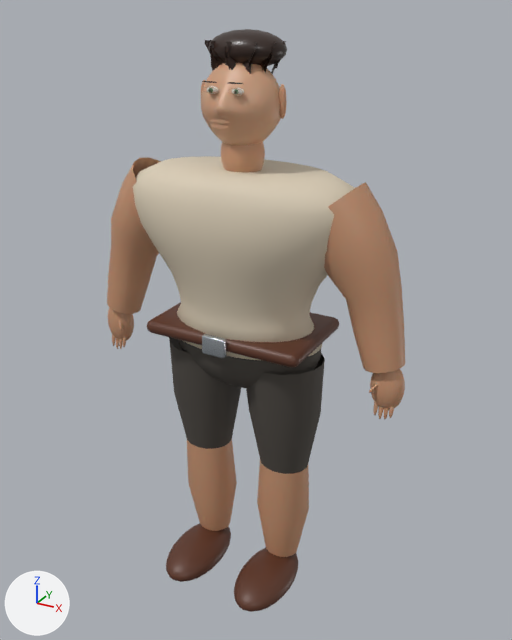
The Blender file games/character_lab/assets/model-packs/realistic-male/source/realistic-male.blend as it was, and as the next commit left it.
Camera for both pictures: a camera (50 mm lens) standing at (1.175, -2.046, 2.127) and looking at (0.04, 0.019, 1.095). Lighting does not change. The marker at lower left points along +X, +Y and +Z. The older version comes first.

The first picture shows 'RealisticMaleCharacter'.
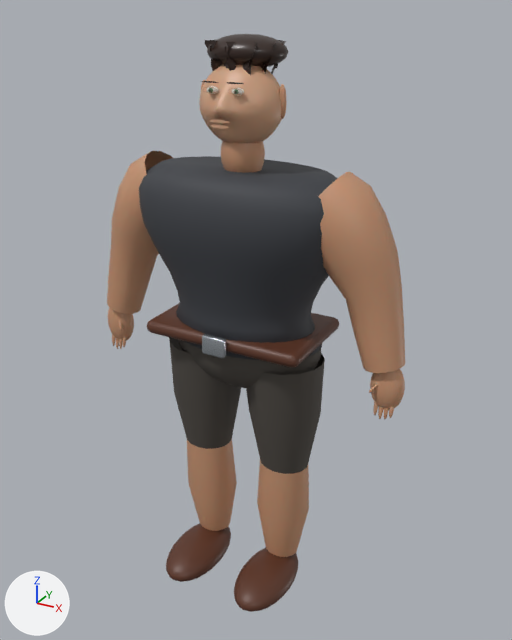
Location of each change, (x1, y1, x2, y2) in pixels of the pictures (512 x 640 px; the box of a moved part takes in the faces that stretch with it):
'RealisticMaleCharacter', reshaped: before (107, 29, 405, 612); after (107, 34, 405, 612)
part 1 of me_realisticmalecharactermesh, moved or reshaped: before (111, 29, 395, 313); after (112, 34, 395, 314)

The edits, one by one:
me_realisticmalecharactermesh is used by ob_realisticmalecharacter; location (0.0, 0.0, 0.0).
me_realisticmalecharactermesh had 7256 vertices, 13380 faces and spanned x -0.62..0.62, y -0.3..0.23, z 0.0..2.07.
me_realisticmalecharactermesh now has 7288 vertices, 13444 faces and spans x -0.62..0.62, y -0.3..0.23, z 0.0..2.06.
me_realisticmalecharactermesh part 1: 649 vertices moved from x -0.48..0.48, y -0.21..0.21, z 1.27..2.07 to x -0.49..0.49, y -0.21..0.21, z 1.27..2.06; 158 vertices removed from x -0.48..0.13, y -0.12..0.12, z 1.41..2.03; 190 vertices added at x -0.5..0.5, y -0.12..0.12, z 1.4..2.02.
